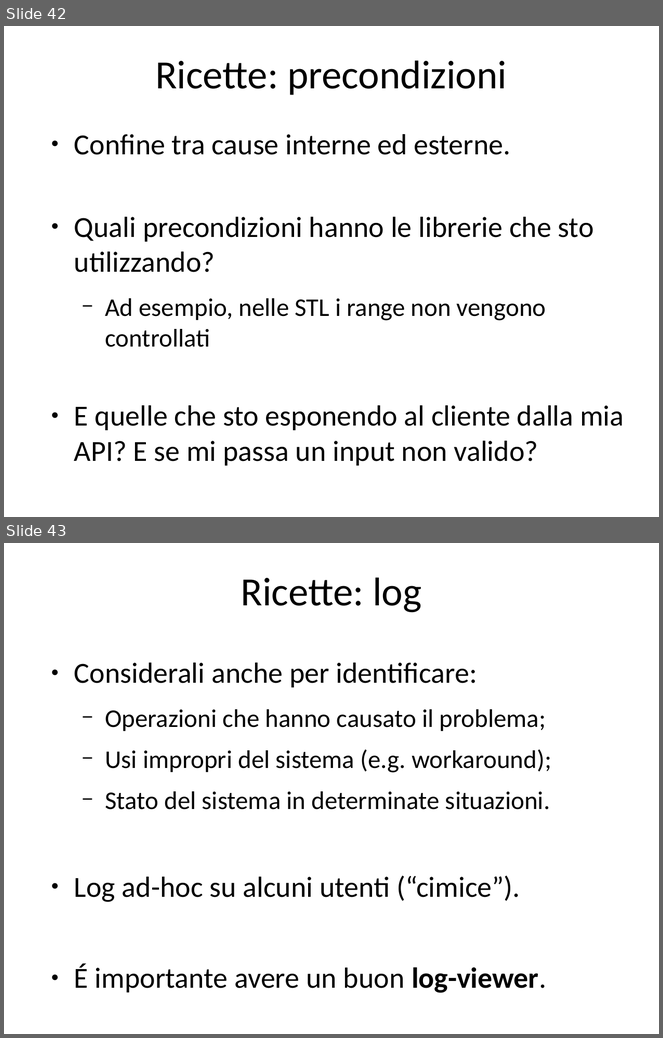
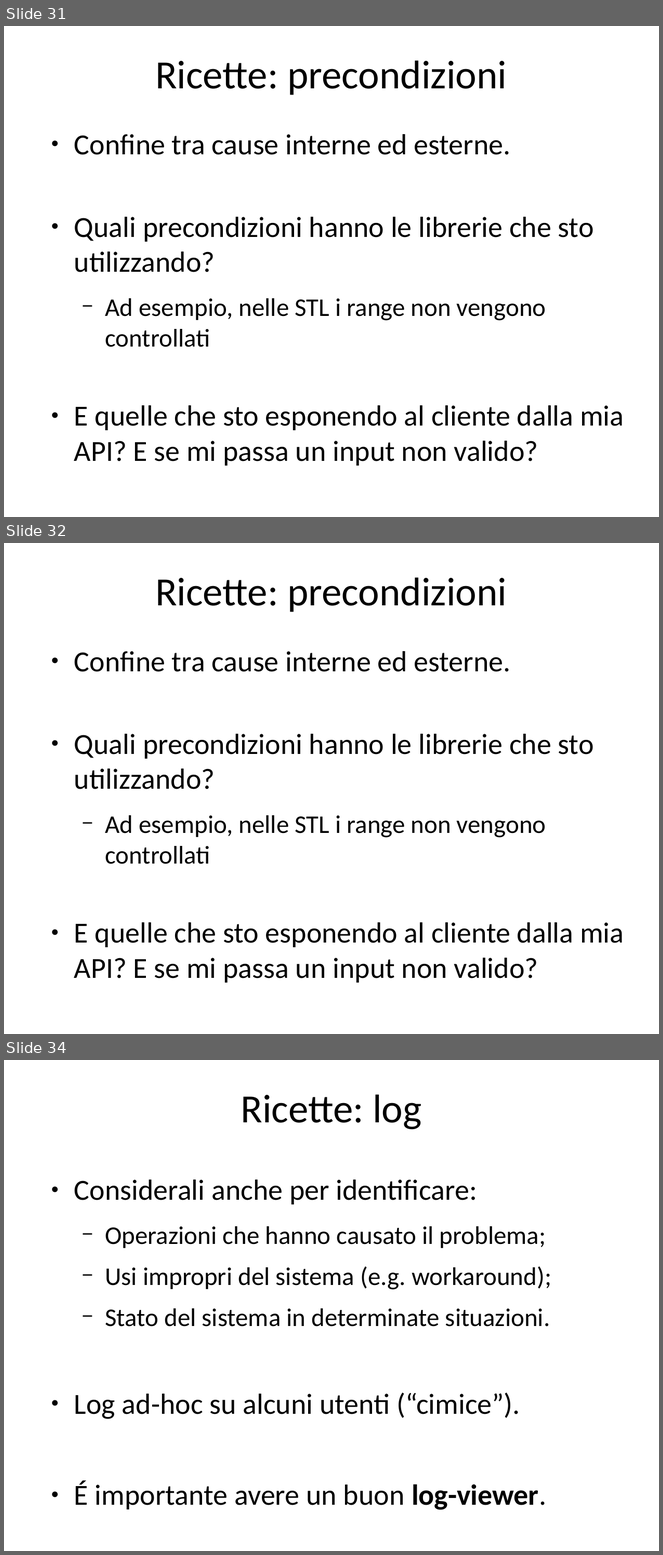
Before and after one commit to guidop/CDays14, a slide deck: CDays14.odp. Shown one above the other, each under a label of ours: slides 42 and 43 before the commit, slides 31, 32 and 34 after it; the slides between them are not shown. The pictures are 663x1038 and 663x1555 pixels, drawn with LibreOffice and Linux fonts; fonts in the diff are those of the drawing. Boxes give left, top, right and bottom in pixels: in the first picture for what was removed or moved away, otherwise in the second. Text is boxed around its words. In the diff, an @@ line names an element or a change of style, - is before the commit and + after.

```diff
--- a/CDays14.odp
+++ b/CDays14.odp
@@ slide 32 added at [4,543,659,1034], background #FFFFFF @@
@@ title added at [155,577,507,612], 44 pt, text #000000 @@
+Ricette: precondizioni
@@ text added at [74,651,624,983], 32 pt, text #000000 @@
+● Confine tra cause interne ed esterne.
+● Quali precondizioni hanno le librerie che sto utilizzando?
+  − Ad esempio, nelle STL i range non vengono controllati
+● E quelle che sto esponendo al cliente dalla mia API? E se mi passa un input non valido?
@@ what was slide 42 is now slide 31 @@
@@ what was slide 43 is now slide 34 @@
```
Also in this commit, not shown: 5 slides changed, 11 other slides added, 27 slides removed, 10 other files.
